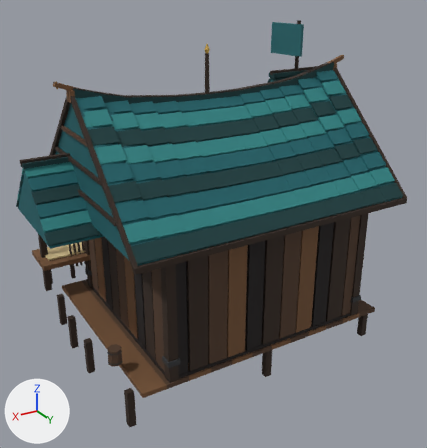
Two versions of the glTF model public/models/props/fenbridge_scout_lodge.glb, one commit apart.
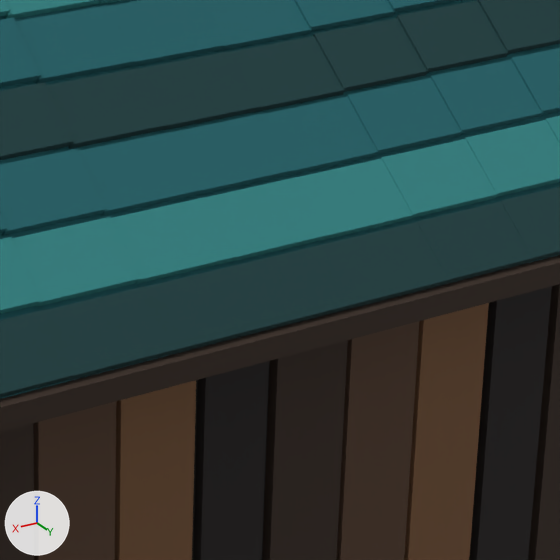
The first picture shows the older version from a camera (50 mm lens) standing at (6.59, 11.83, 8.72) and looking at (-0.21, 0.5, 3.05). The close-ups show the older and then the newer version on the part from 47% to 79% of the width and 34% to 64% of the height of that picture. Only the edits that show in the close-ups are written down. Arrows for +X, +Y and +Z are at lower left; the lights stay in place. Where no turn or scale is listed for an object, it has been applied to the vertices. Vertices at exactly the same position are counted once.

Script lines for the objects in view, before the commit:
```python
me_mesh_0 = bpy.data.meshes.new('Mesh_0')
me_mesh_0.from_pydata(...)  # 3622 vertices, 5451 faces; spans x -4.0..4.0, y -3.25..3.25, z -3.8..3.8
me_mesh_0.materials.append(mat_fenbridgeopaque)
ob_fenbridgescoutlodge_fenbridgeopaque = bpy.data.objects.new('FenbridgeScoutLodge_FenbridgeOpaque', me_mesh_0)
ob_fenbridgescoutlodge_fenbridgeopaque.location = (0.0, 0.0, 3.8)
```
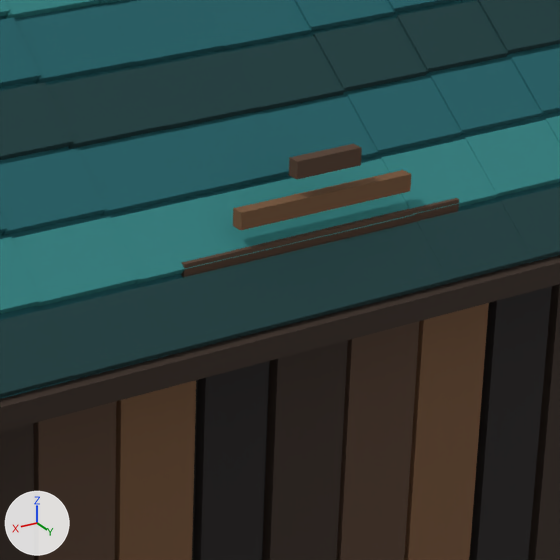
Where the newer file only moved an object's origin or applied its transform, the numbers keep the older frame.

Where the change shows, as pixel boxes [x1, y1, x2, y2] in the close-ups (560 x 560 px):
part 1 of me_mesh_0, added (brown)
    after: [181, 198, 459, 277]
part 2 of me_mesh_0, added (brown)
    after: [233, 170, 411, 230]
part 3 of me_mesh_0, added (brown)
    after: [289, 144, 362, 179]

What changed in the scene script:
```text
Change me_mesh_0:
    used by ob_fenbridgescoutlodge_fenbridgeopaque; location = (0.0, 0.0, 3.8)
    remove me_mesh_0.from_pydata(...)  # 3622 vertices, 5451 faces; spans x -4.0..4.0, y -3.25..3.25, z -3.8..3.8
    add me_mesh_0.from_pydata(...)  # 4286 vertices, 6431 faces; spans x -4.0..4.0, y -3.25..3.25, z -3.8..3.8
    me_mesh_0 part 1: a new loose piece, a box spanning x -1.182..0.508, y 2.82..2.889, z 0.347..0.439, in mat_fenbridgeopaque
    me_mesh_0 part 2: a new loose piece, a box spanning x -0.857..0.183, y 2.82..2.889, z 0.548..0.64, in mat_fenbridgeopaque
    me_mesh_0 part 3: a new loose piece, a box spanning x -0.532..-0.142, y 2.82..2.889, z 0.749..0.841, in mat_fenbridgeopaque
    other edits to the shape of me_mesh_0 do not show in these pictures
```
